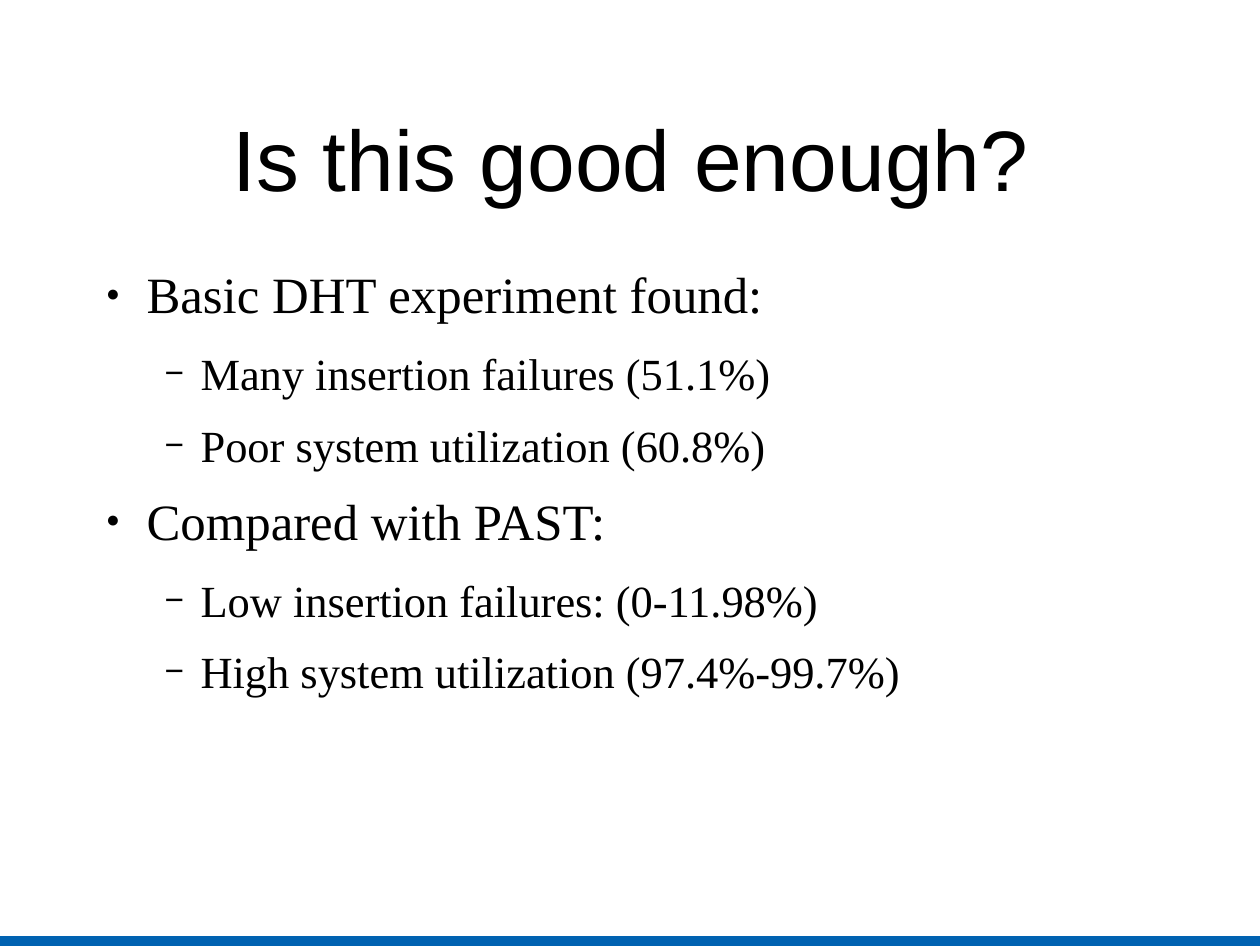
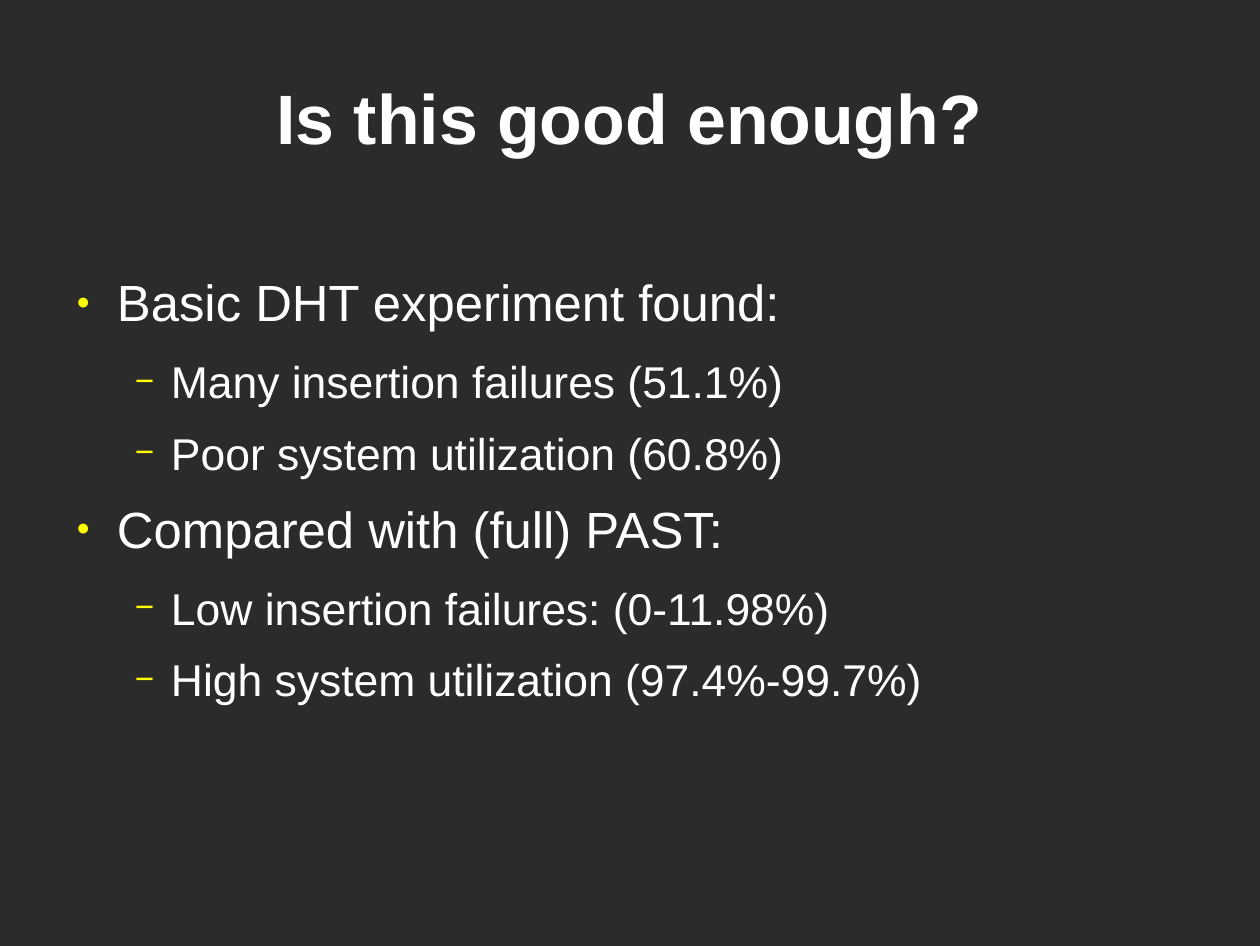
Before and after one commit to cs525-koala/documents, a slide deck: slide 8 of p2p/usenet_and_past.odp (slide 18 before the commit). Drawn at 1260x946 pixels with LibreOffice and Linux fonts; fonts in the diff are those of the drawing; background and template pictures are left out; a plain dark background stands for a picture behind light text. Boxes give left, top, right and bottom in pixels: in the first picture for what was removed or moved away, otherwise in the second. Text is boxed around its words. In the diff, an @@ line names an element or a change of style, - is before the commit and + after.

```diff
--- a/p2p/usenet_and_past.odp
+++ b/p2p/usenet_and_past.odp
@@ background #FFFFFF to picture (left out) @@
@@ title "Is this good enough?": place and size @@
-title "Is this good enough?" at (232, 129, 1028, 207)
+title "Is this good enough?" at (276, 93, 982, 157)
@@ title "Is this good enough?" at (276, 93, 982, 157): size 54 to 44 pt, text colour #000000 to #FFFFFF, bold on @@
@@ text "Basic DHT experiment found:": place and size @@
-text "Basic DHT experiment found:" at (147, 277, 900, 697)
+text "Basic DHT experiment found:" at (117, 284, 921, 705)
@@ text at (117, 284, 921, 705): font Times New Roman to Arial, text colour #000000 to #FFFFFF in "Basic DHT experiment found:", "Many insertion failures (51.1%)", "Poor system utilization (60.8%)", "Low insertion failures: (0-11.98%)" and 1 more places; bullet colour #000000 to #FFFF00 @@
@@ text at (117, 511, 722, 558): text changed; font Times New Roman to Arial; text colour #000000 to #FFFFFF @@
-● Compared with PAST:
+● Compared with (full) PAST:
@@ rectangle removed at (0, 935, 1260, 946) @@
```
Also in this commit, not shown: 30 other slides changed, 5 slides added, 4 slides removed.
